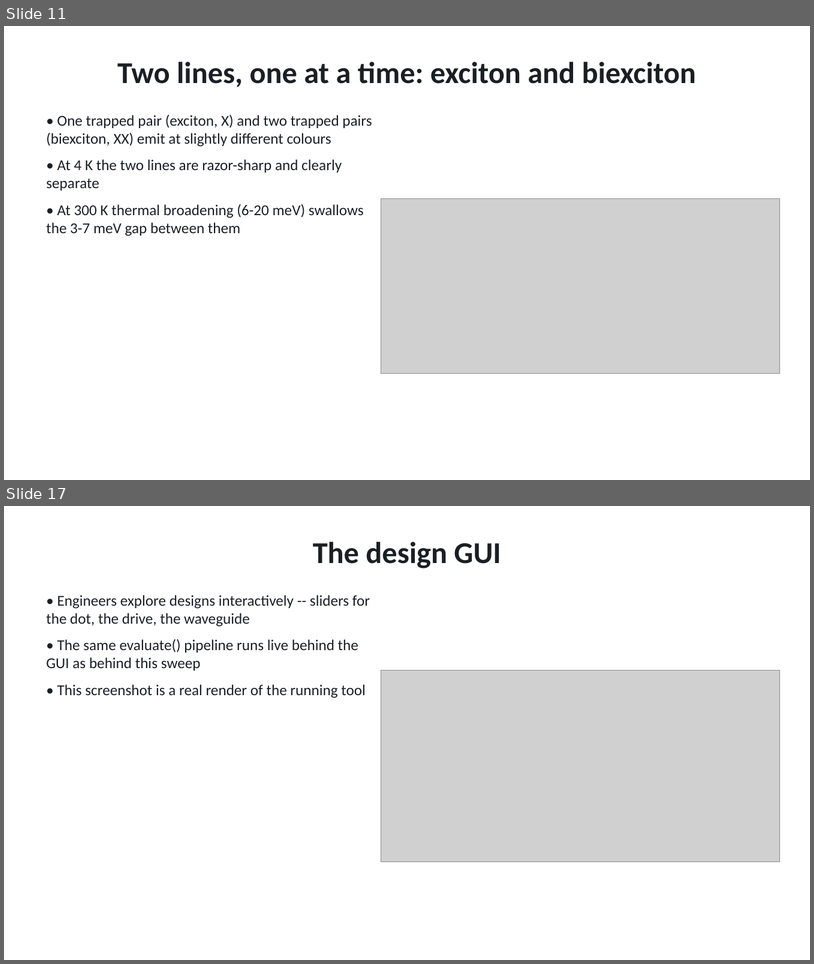
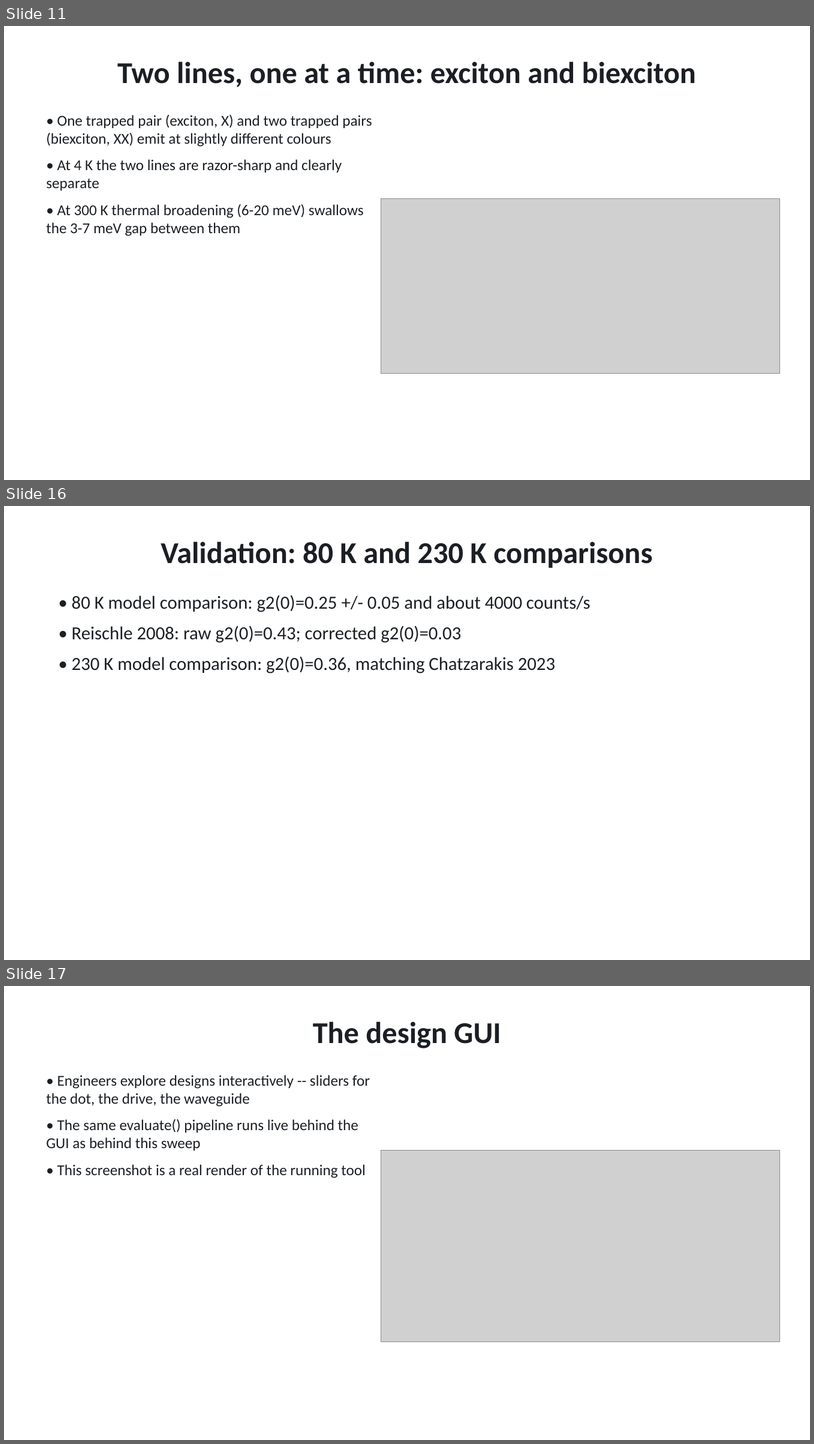
Before and after one commit to Alpharceus/qd-photon-sim, a slide deck: out/presentation/qd_edge_sps.pptx. Shown one above the other, each under a label of ours: slides 11 and 17 before the commit, slides 11, 16 and 17 after it; the slides between them are not shown. The pictures are 814x964 and 814x1444 pixels, drawn with LibreOffice and Linux fonts; fonts in the diff are those of the drawing; grey boxes stand for pictures. Boxes give left, top, right and bottom in pixels: in the first picture for what was removed or moved away, otherwise in the second. Text is boxed around its words. In the diff, an @@ line names an element or a change of style, - is before the commit and + after.

```diff
--- a/out/presentation/qd_edge_sps.pptx
+++ b/out/presentation/qd_edge_sps.pptx
@@ slide 16 added at <box>4,506,810,960</box>, background #FFFFFF @@
@@ title added at <box>161,541,653,568</box>, 36 pt, text #1B1F24, bold @@
+Validation: 80 K and 230 K comparisons
@@ text added at <box>72,595,591,673</box>, 22 pt, text #1B1F24 @@
+• 80 K model comparison: g2(0)=0.25 +/- 0.05 and about 4000 counts/s
+• Reischle 2008: raw g2(0)=0.43; corrected g2(0)=0.03
+• 230 K model comparison: g2(0)=0.36, matching Chatzarakis 2023
```
Also in this commit, not shown: 6 slides changed, 1 other slide added, 2 slides removed, 9 other files.
